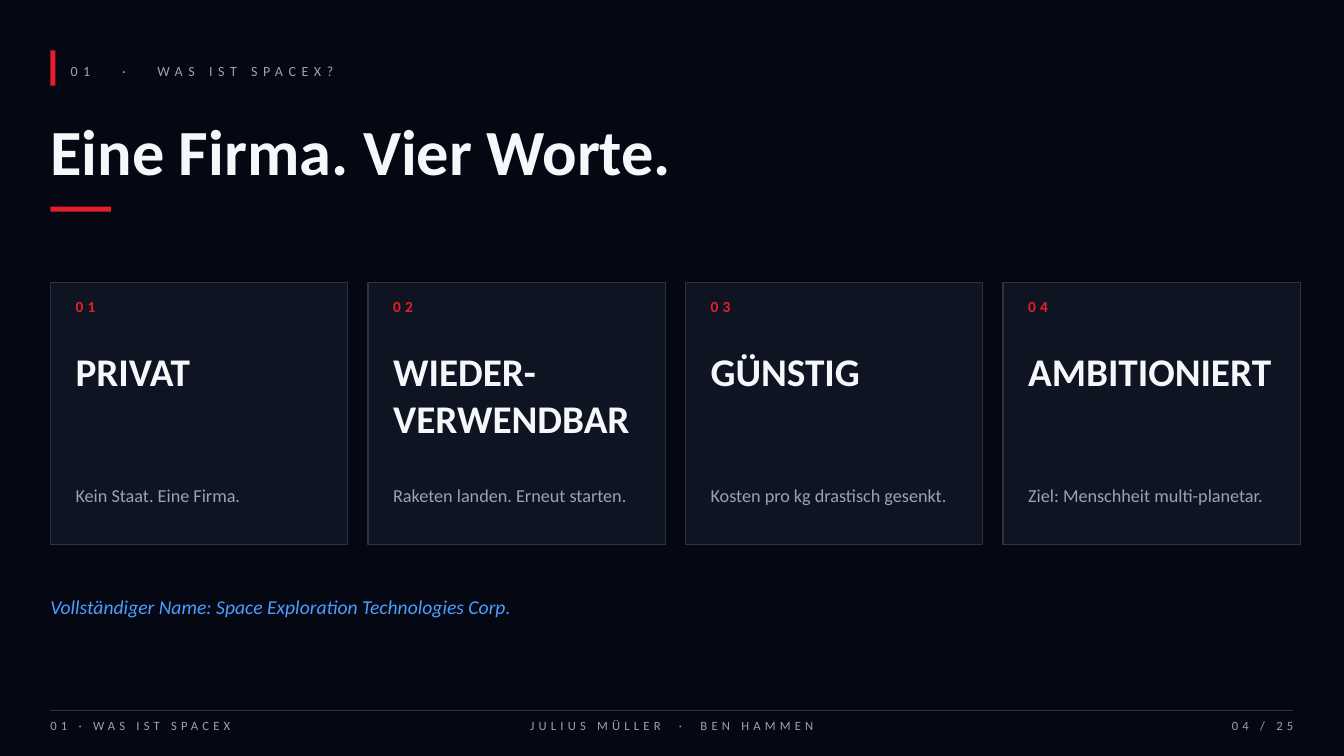
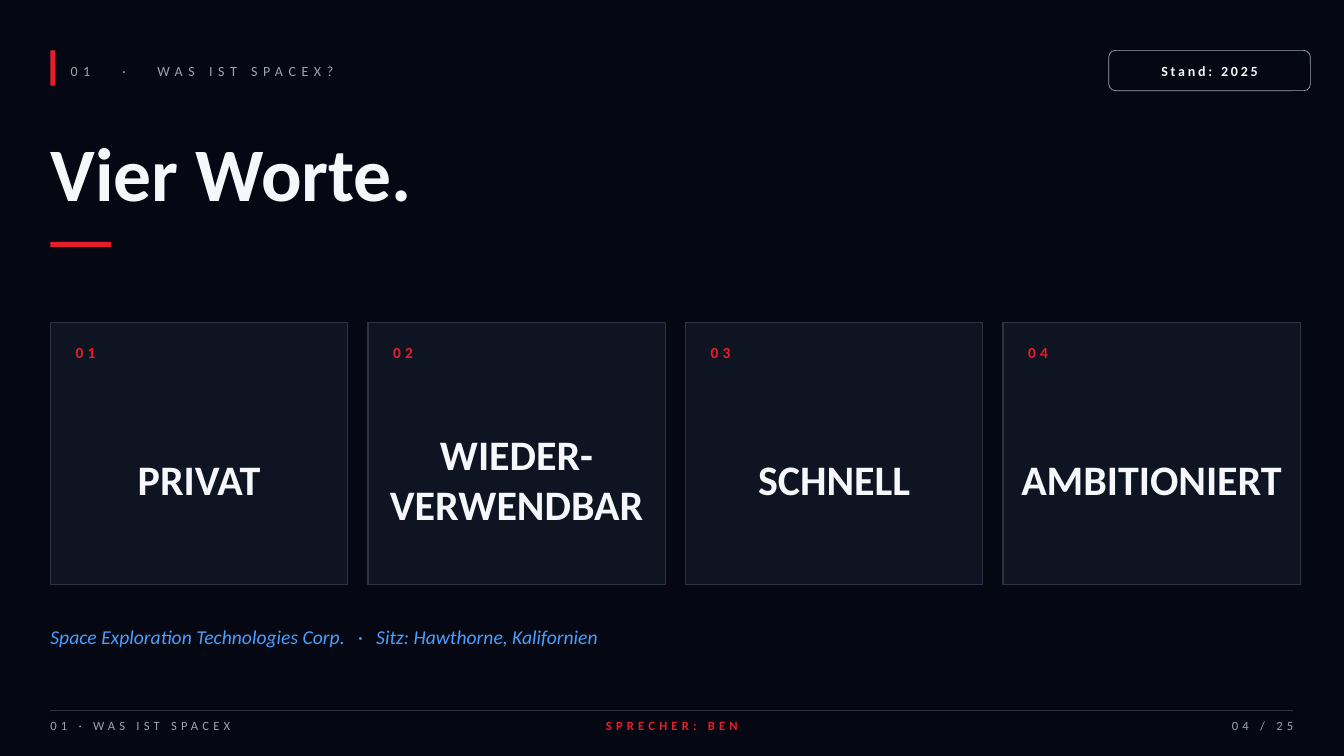
Before and after one commit to Benjibubu/Pr-si-Mathe-, a slide deck: slide 4 of SpaceX_Praesentation_Mueller_Hammen.pptx. Drawn at 1344x756 pixels with LibreOffice and Linux fonts; fonts in the diff are those of the drawing. Boxes give left, top, right and bottom in pixels: in the first picture for what was removed or moved away, otherwise in the second. Text is boxed around its words. In the diff, an @@ line names an element or a change of style, - is before the commit and + after.

Commit message:
v2: minimaler Text, grosse Bildplatzhalter, 3 Histogramme + Sprecherskripte
- Slides: weniger Text, mehr Stichpunkte, mehr Atem zum Reden
- Bildplatzhalter: gross, dezent gerastert, klar nummeriert (BILD 01-08),
  mit Beschreibung und Format-Hinweis (Hochformat / 16:9 etc.)
- 3 echte Balkendiagramme: Kosten/kg, Starlink-Wachstum, Starts/Jahr
- Datum-Chips ueber jedem Kapitel (Stand, Zeitraum)
- Footer zeigt jetzt Sprecher pro Folie (BEN / JULIUS / BEIDE)
- Ben.txt: vollstaendiges Sprechskript mit Cues und Uebergaben
- Julius.txt: ebenso, ergaenzend abgestimmt (gleicher Anteil)

```diff
--- a/SpaceX_Praesentation_Mueller_Hammen.pptx
+++ b/SpaceX_Praesentation_Mueller_Hammen.pptx
@@ rounded rectangle added at (x1=1109, y1=50, x2=1311, y2=91), outline #9AA3B2 0.5 pt @@
@@ text added at (x1=1161, y1=66, x2=1258, y2=76), 10 pt, text #F5F7FA, bold @@
+Stand: 2025
@@ text at (x1=50, y1=148, x2=412, y2=202): text changed; size 46 to 54 pt @@
-Eine Firma. Vier Worte.
+Vier Worte.
@@ rectangle moved from (x1=50, y1=207, x2=111, y2=212) to (x1=50, y1=242, x2=111, y2=247) @@
@@ 4 rectangles moved together from (x1=50, y1=282, x2=1301, y2=544) to (x1=50, y1=323, x2=1301, y2=585) @@
@@ text removed at (x1=711, y1=354, x2=860, y2=387) @@
-GÜNSTIG
@@ 4 texts moved together from (x1=76, y1=302, x2=1048, y2=312) to (x1=76, y1=348, x2=1048, y2=358) @@
@@ text "PRIVAT" moved from (x1=76, y1=360, x2=190, y2=386) to (x1=138, y1=467, x2=261, y2=495) @@
@@ text "WIEDER-" moved from (x1=393, y1=360, x2=629, y2=433) to (x1=390, y1=442, x2=643, y2=520) @@
@@ size 28 to 30 pt; alignment left to centre; vertical alignment top to middle in 3 elements at (x1=138, y1=467, x2=261, y2=495), (x1=390, y1=442, x2=643, y2=520), (x1=1021, y1=467, x2=1281, y2=496) @@
@@ text "AMBITIONIERT" moved from (x1=1028, y1=360, x2=1271, y2=387) to (x1=1021, y1=467, x2=1281, y2=496) @@
@@ text added at (x1=758, y1=467, x2=910, y2=496), 30 pt, text #F5F7FA, bold @@
+SCHNELL
@@ text removed at (x1=76, y1=489, x2=240, y2=502) @@
-Kein Staat. Eine Firma.
@@ text removed at (x1=393, y1=489, x2=627, y2=502) @@
-Raketen landen. Erneut starten.
@@ text removed at (x1=711, y1=489, x2=946, y2=505) @@
-Kosten pro kg drastisch gesenkt.
@@ text removed at (x1=1028, y1=489, x2=1262, y2=505) @@
-Ziel: Menschheit multi-planetar.
@@ text at (x1=50, y1=630, x2=597, y2=648): text changed @@
-Vollständiger Name: Space Exploration Technologies Corp.
+Space Exploration Technologies Corp. · Sitz: Hawthorne, Kalifornien
@@ text at (x1=606, y1=721, x2=738, y2=730): text changed; text colour #9AA3B2 to #E61E2B; bold on @@
-JULIUS MÜLLER · BEN HAMMEN
+SPRECHER: BEN
```
Also in this commit, not shown: 22 other slides changed, 2 slides added, 2 slides removed, 3 other files.
